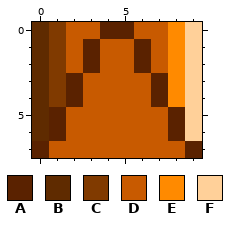
Pixel-art sprite, stored at Assets/Art/Sprites/UI/Bars/ui_heat_bar_fill_10x8_vertical.png. Above, as it was before the edit.
The file is 40x32 pixels, drawn in blocks of 4x4; one block is one cell here.
Palette (. is transparent): A #5a2200  B #5f2b00  C #803a00  D #c85a00  E #ff8a00  F #ffd099
After:
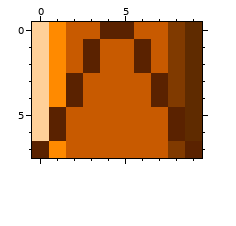
The edit:
colour B: #5f2b00 -> #ffd099
colour C: #803a00 -> #ff8a00
colour E: #ff8a00 -> #803a00
colour F: #ffd099 -> #5f2b00
y 7: x 1 D -> C; x 8 D -> E
